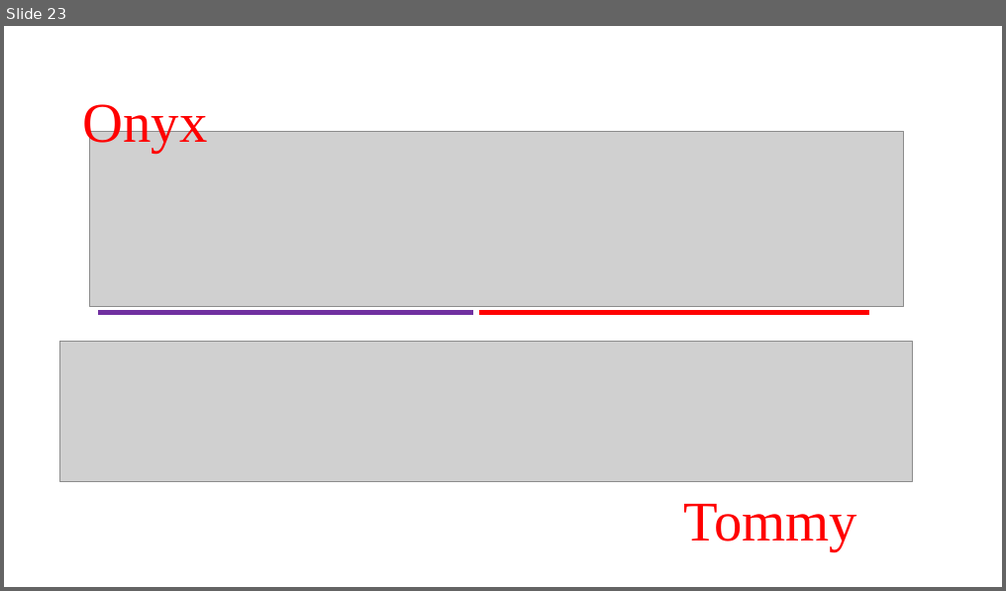
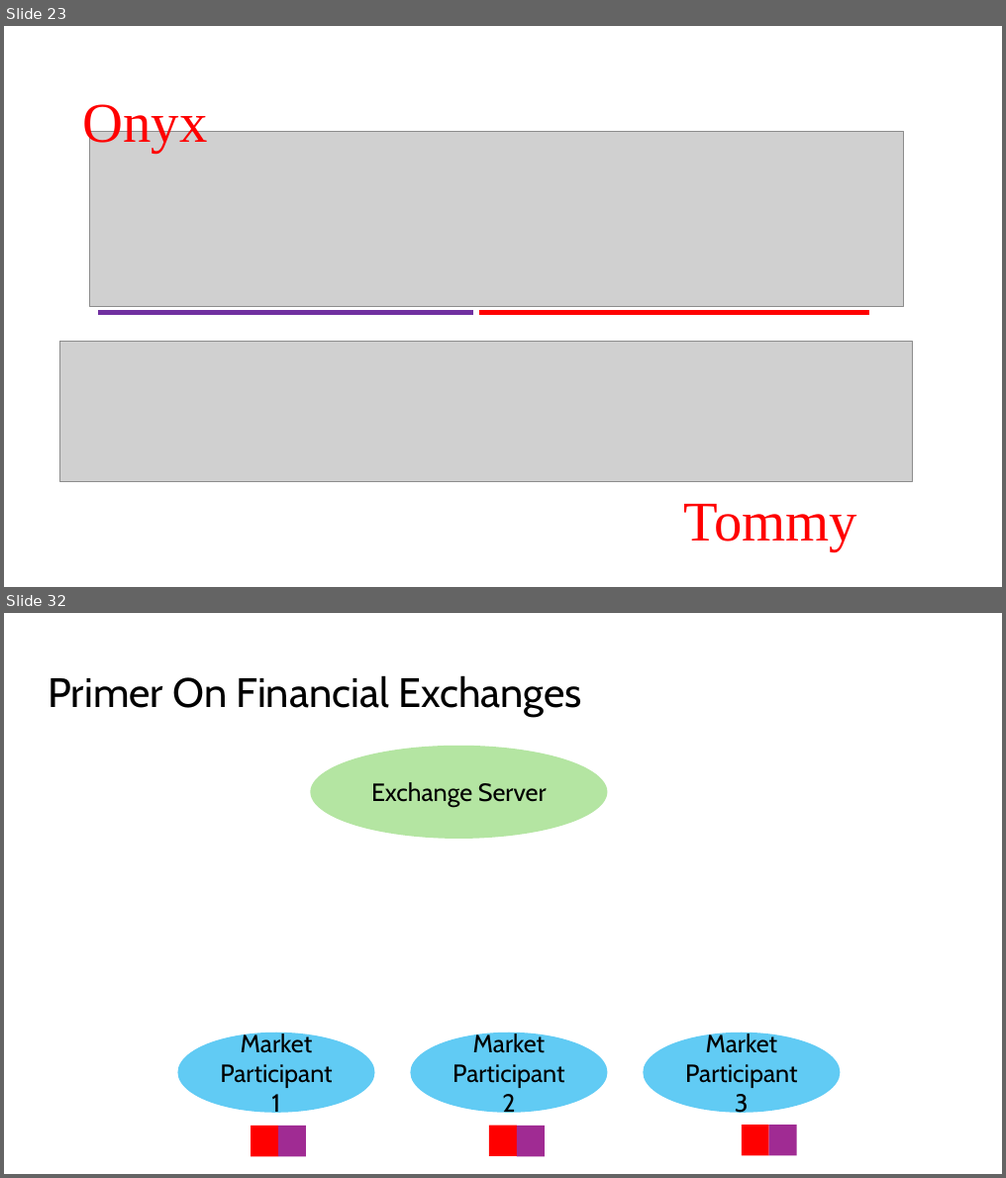
Before and after one commit to HaseebLUMS/Onyx-Presentation, a slide deck: thesis-latency-fairness.pptx. Shown one above the other, each under a label of ours: slide 23 before the commit, slides 23 and 32 after it; the slides between them are not shown. The pictures are 1006x591 and 1006x1178 pixels, drawn with LibreOffice and Linux fonts; fonts in the diff are those of the drawing; grey boxes stand for pictures. Boxes give left, top, right and bottom in pixels: in the first picture for what was removed or moved away, otherwise in the second. Text is boxed around its words. In the diff, an @@ line names an element or a change of style, - is before the commit and + after.

```diff
--- a/thesis-latency-fairness.pptx
+++ b/thesis-latency-fairness.pptx
@@ slide 32 added at <box>4,613,1002,1174</box>, background #FFFFFF @@
@@ title added at <box>48,675,582,717</box>, 39.6 pt, text #000000 @@
+Primer On Financial Exchanges
@@ ellipse added at <box>310,746,607,839</box>, fill #B4E5A2, 24 pt, text #000000 @@
+Exchange Server
@@ ellipse added at <box>177,1032,374,1112</box>, fill #61CBF4, 24 pt, text #000000 @@
+Market Participant 1
@@ ellipse added at <box>411,1032,607,1112</box>, fill #61CBF4, 24 pt, text #000000 @@
+Market Participant 2
@@ ellipse added at <box>644,1032,841,1112</box>, fill #61CBF4, 24 pt, text #000000 @@
+Market Participant 3
@@ rectangle added at <box>252,1126,279,1157</box>, fill #FF0000 @@
@@ rectangle added at <box>279,1126,307,1157</box>, fill #A02B93 @@
@@ rectangle added at <box>489,1126,517,1157</box>, fill #FF0000 @@
@@ rectangle added at <box>517,1126,545,1157</box>, fill #A02B93 @@
@@ rectangle added at <box>742,1125,769,1157</box>, fill #FF0000 @@
@@ rectangle added at <box>769,1125,797,1157</box>, fill #A02B93 @@
```
Also in this commit, not shown: 75 other slides added, 1 other file.
